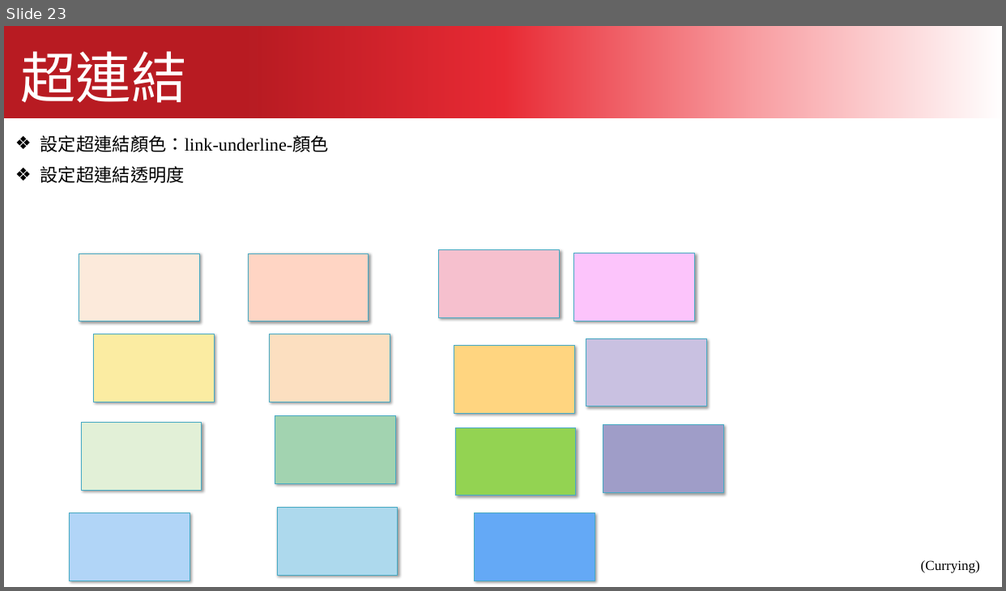
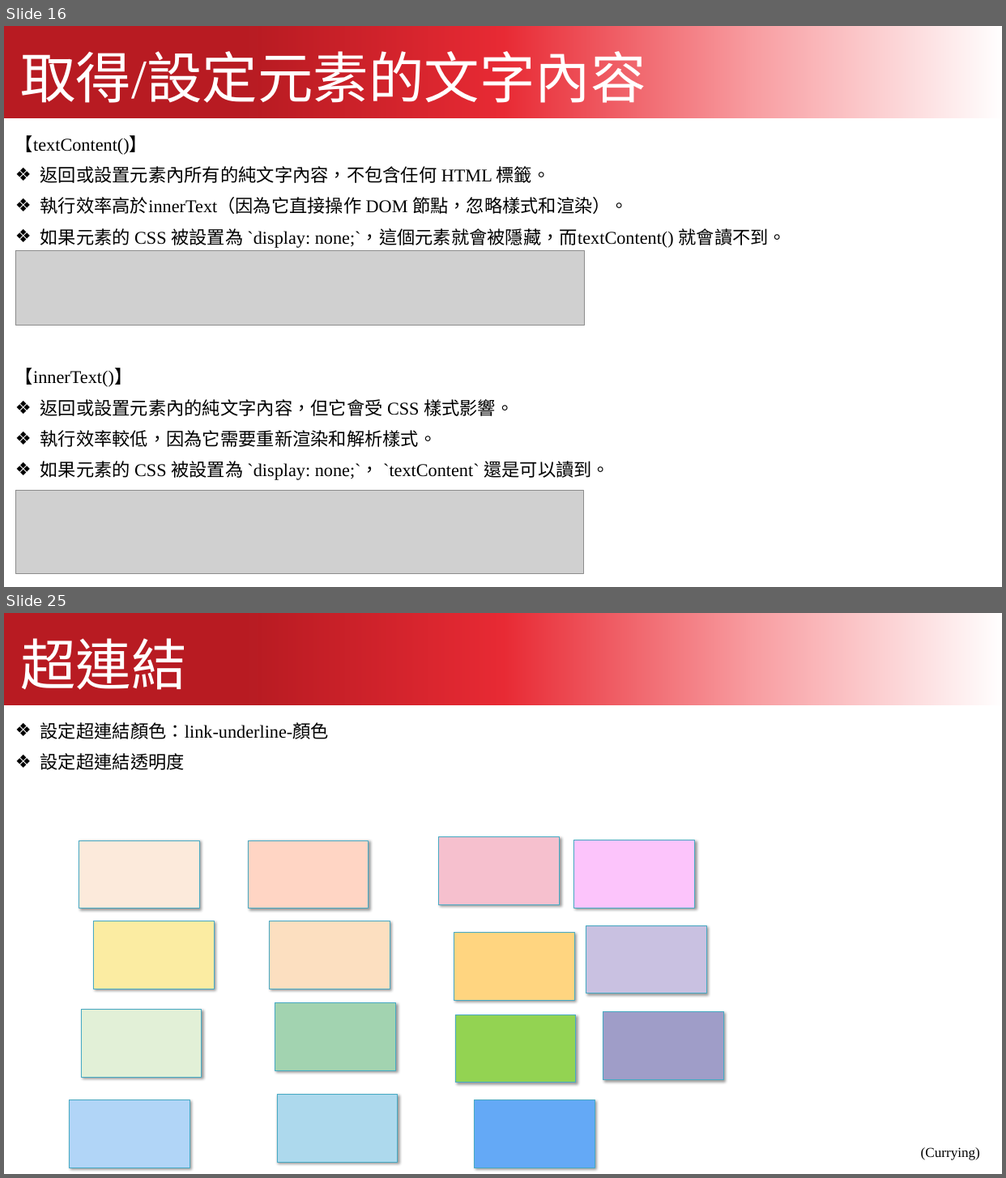
Before and after one commit to kcwc1029/blog, a slide deck: 互動網頁設計/JavaScript/javascript_02.pptx. Shown one above the other, each under a label of ours: slide 23 before the commit, slides 16 and 25 after it; the slides between them are not shown. The pictures are 1006x591 and 1006x1178 pixels, drawn with LibreOffice and Linux fonts; fonts in the diff are those of the drawing; grey boxes stand for pictures. Boxes give left, top, right and bottom in pixels: in the first picture for what was removed or moved away, otherwise in the second. Text is boxed around its words. In the diff, an @@ line names an element or a change of style, - is before the commit and + after.

```diff
--- a/互動網頁設計/JavaScript/javascript_02.pptx
+++ b/互動網頁設計/JavaScript/javascript_02.pptx
@@ slide 16 added at box(4, 26, 1002, 587), background #FFFFFF @@
@@ freeform shape added at box(4, 26, 1002, 118), fill gradient #B81B22 to #E82A34 to #F89DA1 to #FFFFFF @@
@@ text added at box(21, 41, 646, 112), 80 pt, text #FFFFFF @@
+取得/設定元素的文字內容
@@ text added at box(15, 135, 787, 248), 26 pt, text #000000 @@
+【textContent()】
+❖ 返回或設置元素內所有的純文字內容，不包含任何 HTML 標籤。
+❖ 執行效率高於innerText（因為它直接操作 DOM 節點，忽略樣式和渲染）。
+❖ 如果元素的 CSS 被設置為 `display: none;`，這個元素就會被隱藏，而textContent() 就會讀不到。
@@ picture added at box(15, 251, 585, 326) @@
@@ text added at box(15, 368, 610, 480), 26 pt, text #000000 @@
+【innerText()】
+❖ 返回或設置元素內的純文字內容，但它會受 CSS 樣式影響。
+❖ 執行效率較低，因為它需要重新渲染和解析樣式。
+❖ 如果元素的 CSS 被設置為 `display: none;`， `textContent` 還是可以讀到。
@@ picture added at box(16, 490, 583, 574) @@
@@ what was slide 23 is now slide 25 @@
```
Also in this commit, not shown: 22 other slides added, 21 slides removed, 44 other files.
